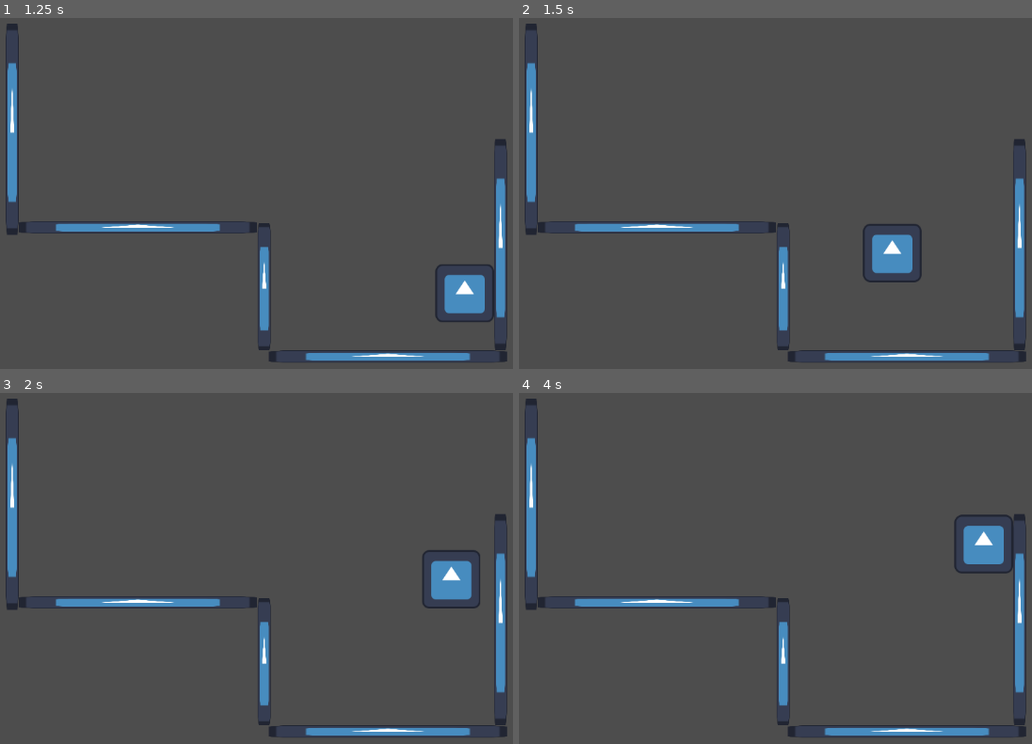
Above: before the commit, frames 1-4 (two rows, left to right).
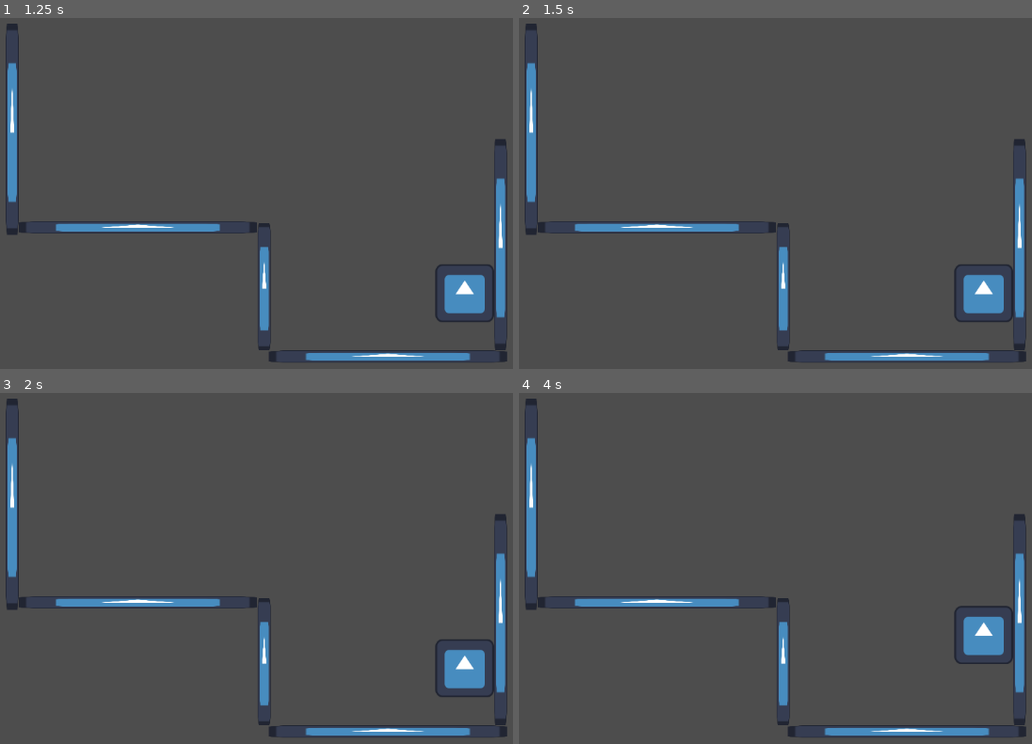
Above: after the commit, the same moments.

Repository: arcality/Built-to-Scale-GMTK-2024
Game: Godot game, scene res://scenes/main.tscn
Two runs of this game, one before a commit and one after it. Both use one fixed random seed, a clock stepped at 60 frames per second and the inputs below. The engine's default icon, where the game draws it, is replaced by a stand-in: a white triangle on a blue panel in a dark square.
Inputs:
- Up to frame 1 (1.25 s): hold D (move_right) from 0.53 s (still down); hold Space (jump) from 0.53 s (still down)
- Up to frame 2 (1.5 s): keep holding D (move_right); release Space (jump) at 1.28 s; tap Space (jump) at 1.35 s
- Up to frame 3 (2 s): keep holding D (move_right); tap Space (jump) at 1.52, 1.82 s
- Up to frame 4 (4 s): release D (move_right) at 2.03 s; hold A (move_left) 2.03-2.78 s; hold Space (jump) 2.03-2.78 s; hold D (move_right) from 2.78 s (still down); tap Space (jump) at 2.85, 3.02, 3.32 s; hold Space (jump) from 3.53 s (still down)

Frame 1 is identical in both runs. In frame 2, 2.3% of the frame differs, in the area x 66-97%, y 58-87%; in frame 3, 2.2%; in frame 4, 2.4%, in the area x 84-97%, y 34-78%.

Commit message:
fixed walljumping forced transitions

Diff:
--- a/scenes/player.tscn
+++ b/scenes/player.tscn
@@ -19,8 +19,8 @@
 
 [node name="Player" type="CharacterBody2D"]
 script = ExtResource("1_vscu2")
-active_jetpack_state = "jumping"
-active_arm_state = "walljumping"
+active_jetpack_state = "umbrellaing"
+active_arm_state = "climbing"
 
 [node name="CollisionShape2D" type="CollisionShape2D" parent="."]
 scale = Vector2(0.7, 0.7)
--- a/scripts/state-machine/falling.gd
+++ b/scripts/state-machine/falling.gd
@@ -50,12 +50,12 @@
 			print("transition to clinging")
 			player.clinging_direction = -1.0
 
-		if Input.is_action_just_pressed("jump") or player.jump_buffer > 0.0:
+		if (Input.is_action_just_pressed("jump") or player.jump_buffer > 0.0) and player.active_arm_state == "walljumping":
 			force_transition.emit("walljumping")
 			print("force wall jumping")
 
 	if player.is_on_wall() and player.horizontal_movement_direction() != 0.0:
-		if Input.is_action_just_pressed("jump") or player.jump_buffer > 0.0:
+		if (Input.is_action_just_pressed("jump") or player.jump_buffer > 0.0) and player.active_arm_state == "walljumping":
 				force_transition.emit("walljumping")
 				print("force wall jumping")
 
